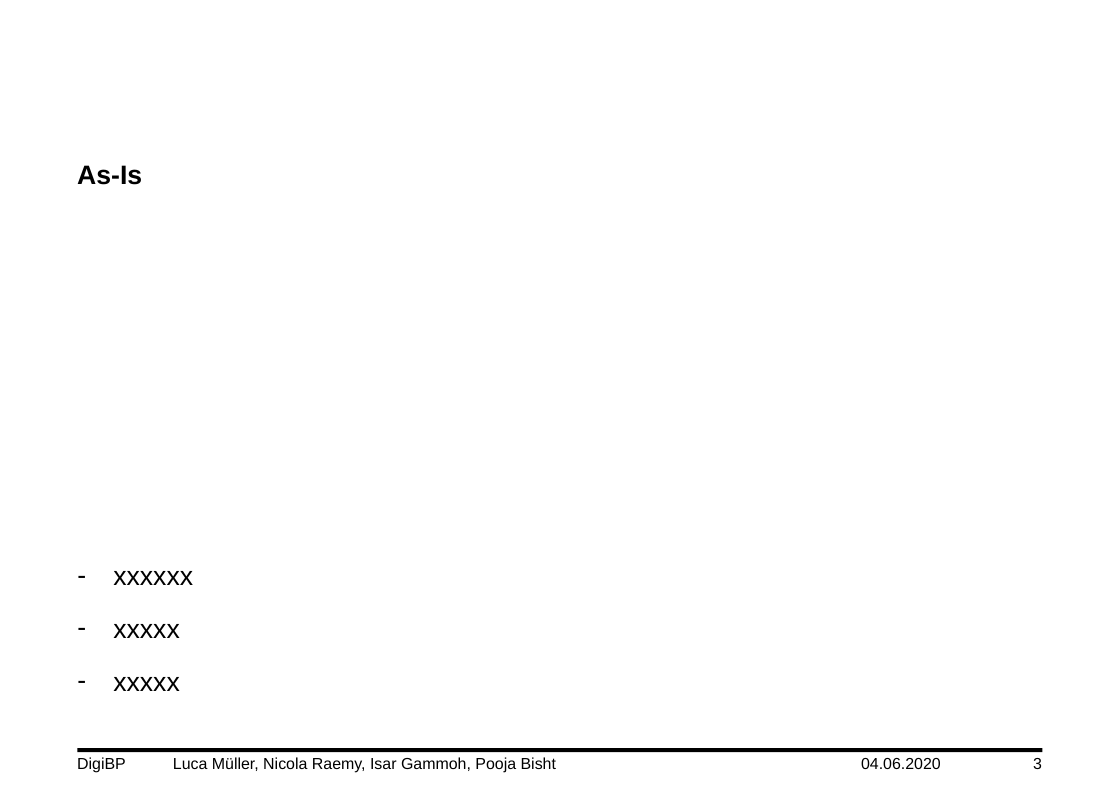
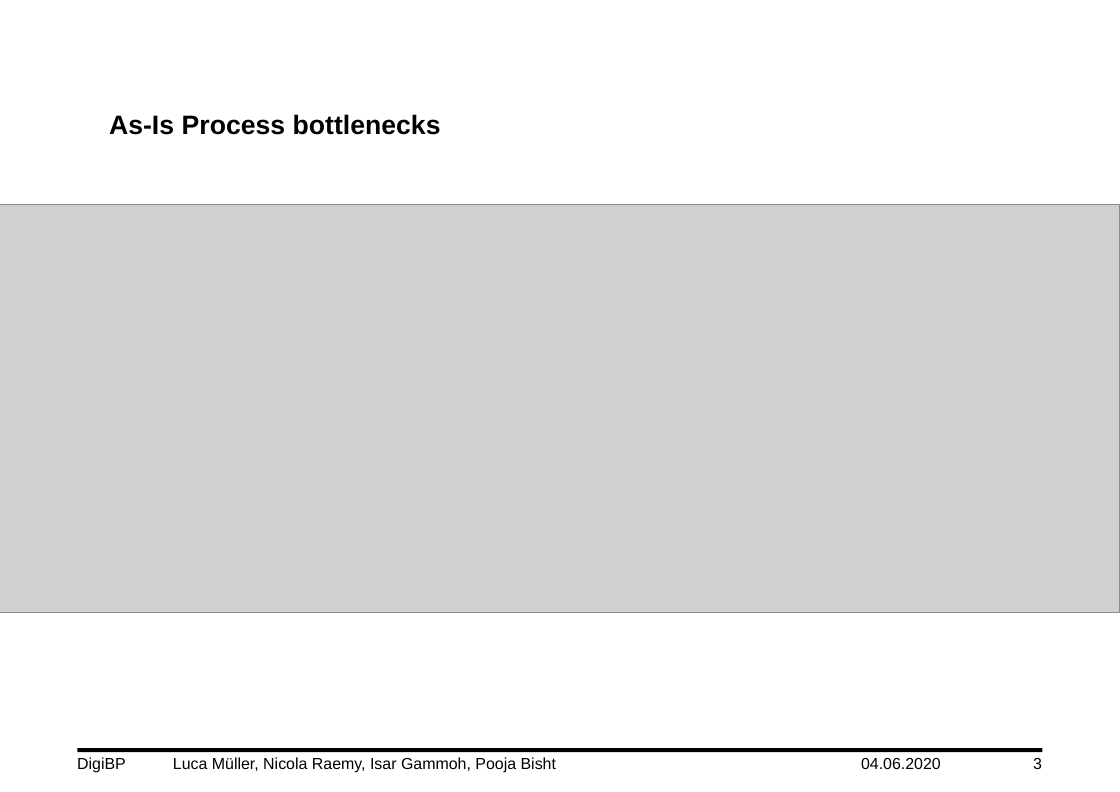
Before and after one commit to DigiBP/DigiBP_DanishBlue, a slide deck: slide 3 of Presentation/DigiBP_DanishBlue_Presentation_V0.3.pptx. Drawn at 1120x792 pixels with LibreOffice and Linux fonts; fonts in the diff are those of the drawing; grey boxes stand for pictures; background and template pictures are left out. Boxes give left, top, right and bottom in pixels: in the first picture for what was removed or moved away, otherwise in the second. Text is boxed around its words. In the diff, an @@ line names an element or a change of style, - is before the commit and + after.

```diff
--- a/Presentation/DigiBP_DanishBlue_Presentation_V0.3.pptx
+++ b/Presentation/DigiBP_DanishBlue_Presentation_V0.3.pptx
@@ text at box(109, 114, 441, 135): text changed @@
-As-Is
+As-Is Process bottlenecks
@@ picture added at box(0, 204, 1120, 612) @@
@@ text removed at box(113, 571, 193, 691) @@
-– xxxxxx
-– xxxxx
-– xxxxx
```
Also in this commit, not shown: 4 other slides changed, 3 slides added.
